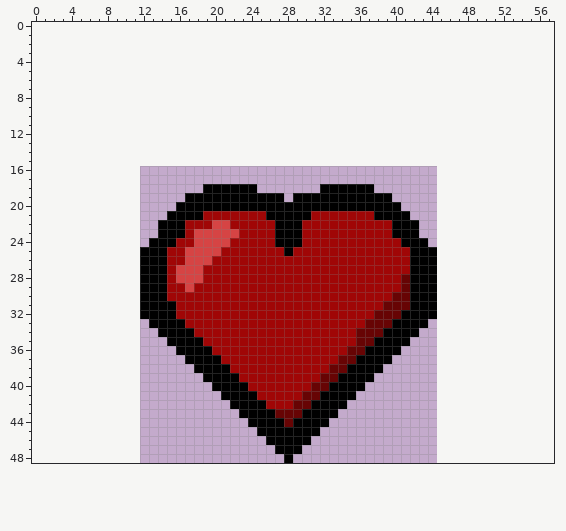
Pixel-art file, stored at Assets/heart.aseprite. This is how it looked before the edit.
33x33 pixels, 1 frame. The old version is drawn lined up with the new one, on the new canvas.
After:
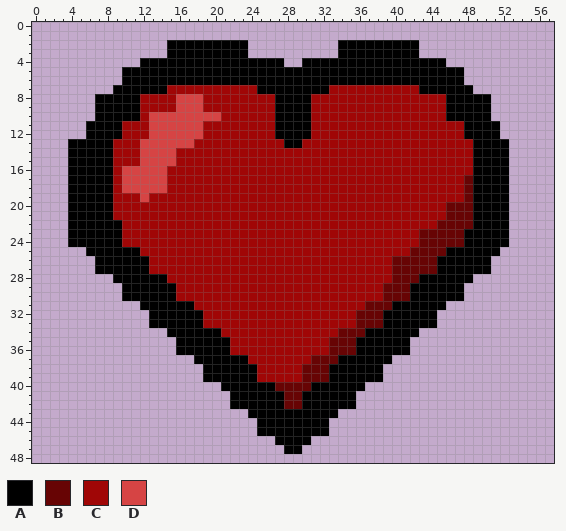
Palette (. is transparent): A #000000  B #670404  C #a00606  D #d64444
From old to new:
canvas 33x33 -> 58x49, the old top-left corner now at 12,16
Changed rows in their new state; - is an unchanged pixel.
first column x 4:
 2 -----------AAAAAAAAA----------AAAAAAAAA----------
 3 -----------AAAAAAAAA----------AAAAAAAAA----------
 4 --------AAAAAAAAAAAAAAAA--AAAAAAAAAAAAAAAA-------
 5 ------AAAAAAAAAAAAAAAAAAAAAAAAAAAAAAAAAAAAAA-----
 6 ------AAAAAAAAAAAAAAAAAAAAAAAAAAAAAAAAAAAAAA-----
 7 -----AAAAAACCCCCCCCCCAAAAAAAACCCCCCCCCCAAAAAA----
 8 ---AAAAACCCCDDDCCCCCCCCAAAACCCCCCCCCCCCCCCAAAAA--
 9 ---AAAAACCCCDDDCCCCCCCCAAAACCCCCCCCCCCCCCCAAAAA--
10 ---AAAAACDDDDDDDDCCCCCCAAAACCCCCCCCCCCCCCCAAAAA--
11 --AAAACCCDDDDDDCCCCCCCCAAAACCCCCCCCCCCCCCCCCAAAA-
12 --AAAACCCDDDDDDCCCCCCCCAAAACCCCCCCCCCCCCCCCCAAAA-
13 AAAAACCCDDDDDDCCCCCCCCCCAACCCCCCCCCCCCCCCCCCCAAAA
14 AAAAACCCDDDDCCCCCCCCCCCCCCCCCCCCCCCCCCCCCCCCCAAAA
15 AAAAACCCDDDDCCCCCCCCCCCCCCCCCCCCCCCCCCCCCCCCCAAAA
16 AAAAACDDDDDCCCCCCCCCCCCCCCCCCCCCCCCCCCCCCCCCCAAAA
17 AAAAACDDDDDCCCCCCCCCCCCCCCCCCCCCCCCCCCCCCCCCBAAAA
18 AAAAACDDDDDCCCCCCCCCCCCCCCCCCCCCCCCCCCCCCCCCBAAAA
19 AAAAACCCDCCCCCCCCCCCCCCCCCCCCCCCCCCCCCCCCCCCBAAAA
20 AAAAACCCCCCCCCCCCCCCCCCCCCCCCCCCCCCCCCCCCCBBBAAAA
21 AAAAACCCCCCCCCC-------CCCCC-------CCCCCCCCBBBAAAA
22 AAAAAACCCCCCC---CC-----CCC----------CCCCCBBBBAAAA
23 AAAAAACCCCCCC-CCCCC----CCC----------CCCBBBBBAAAAA
24 AAAAAACCCCCC--CCCC-----CCC-----------CCBBBBBAAAAA
25 --AAAAAACCC--CCCC-------C-------------BBBBAAAAAA-
26 ---AAAAA-CC--CCC--------------------BBBBBAAAAAA--
27 ---AAAAA-CC-CCC---------------------BBBBBAAAAAA--
28 -----AAA----CCC---------------------B-B--AAAA----
29 ------AA---A-C---------------------BB----AAA-----
30 ------AA---A-----------------------B-----AAA-----
31 ------------AA-------------------BB-AA---A-------
32 --------.---AAA-----------------BB-AA------------
33 -------------AA-----------------B--A----A--------
34 ----------.---AAA-------------BB-AA--------------
35 -----------.---AAA-----------BBBAA---------------
36 ----------------AA-----------BB-A----A-----------
37 -------------.---AAA-------BBBAA-----------------
38 --------------.---AAA-----BBBAA------------------
39 -------------------AA-----BB-A----A--------------
40 ----------------.---AAABBBBAA--------------------
41 -----------------.---AAABBAA---------------------
42 ----------------------AAB-A----A-----------------
43 -------------------.---AAA-----------------------
44 --------------------.---A------------------------
45 ----------------------------A--------------------
46 ----------------------.--------------------------
47 -----------------------.-------------------------
48 ------------------------.------------------------
